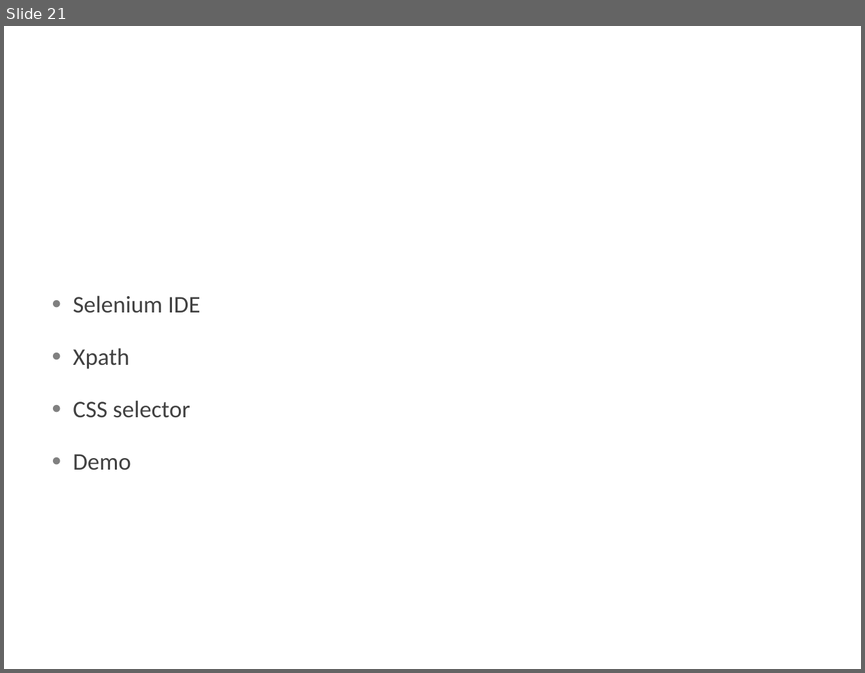
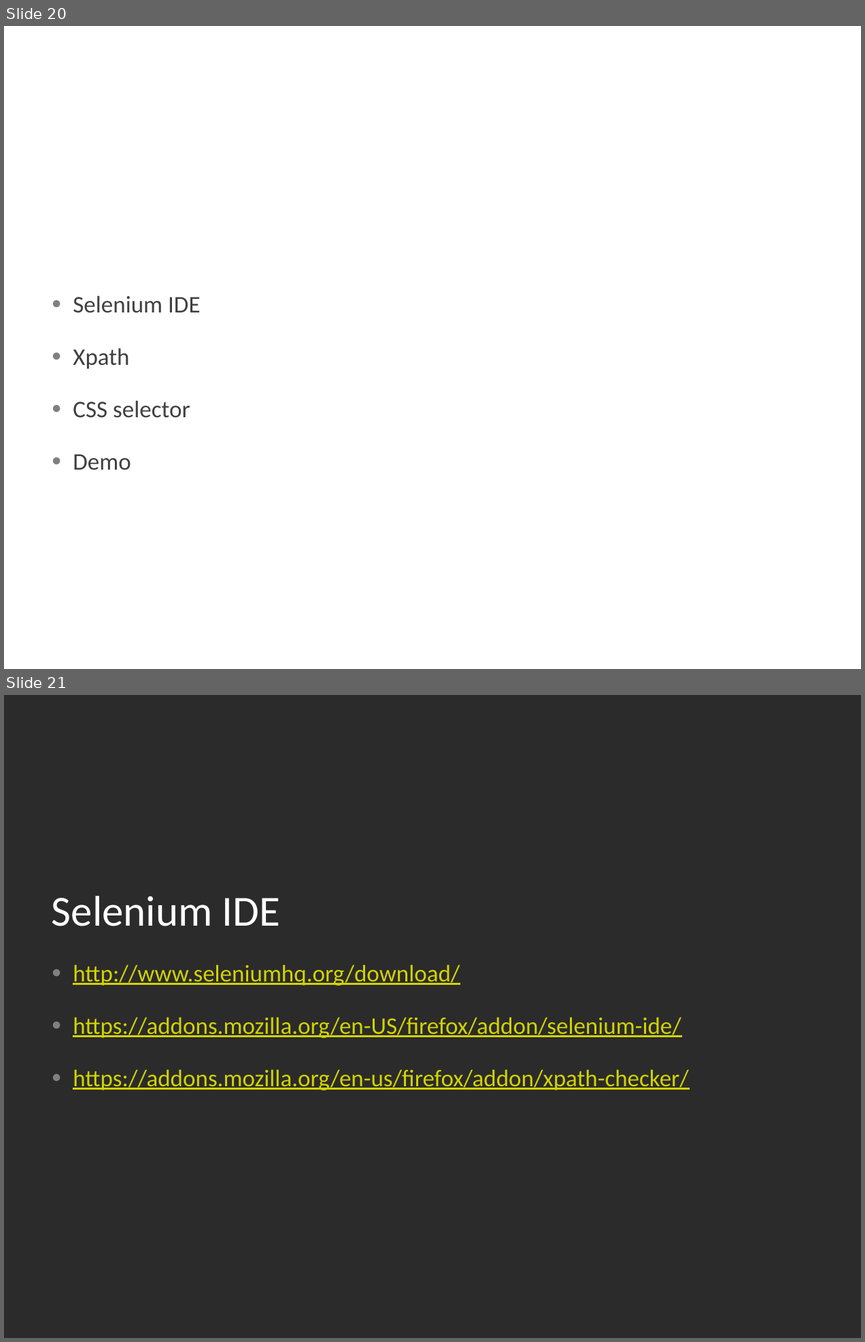
Before and after one commit to machzqcq/cucumber-jvm-template, a slide deck: documents/Course 1-2.pptx. Shown one above the other, each under a label of ours: slide 21 before the commit, slides 20 and 21 after it. The pictures are 865x673 and 865x1342 pixels, drawn with LibreOffice and Linux fonts; fonts in the diff are those of the drawing; background and template pictures are left out; a plain dark background stands for a picture behind light text. Boxes give left, top, right and bottom in pixels: in the first picture for what was removed or moved away, otherwise in the second. Text is boxed around its words. In the diff, an @@ line names an element or a change of style, - is before the commit and + after.

```diff
--- a/documents/Course 1-2.pptx
+++ b/documents/Course 1-2.pptx
@@ slide 21 added at (4,695,861,1338), background picture (left out) @@
@@ title added at (52,896,280,926), 36 pt, text #FFFFFF @@
+Selenium IDE
@@ text added at (73,964,689,1090), 20 pt, text #D2D200, underline @@
+● http://www.seleniumhq.org/download/
+● https://addons.mozilla.org/en-US/firefox/addon/selenium-ide/
+● https://addons.mozilla.org/en-us/firefox/addon/xpath-checker/
@@ what was slide 21 is now slide 20 @@
```
Also in this commit, not shown: 1 other slide added, 11 other files.
